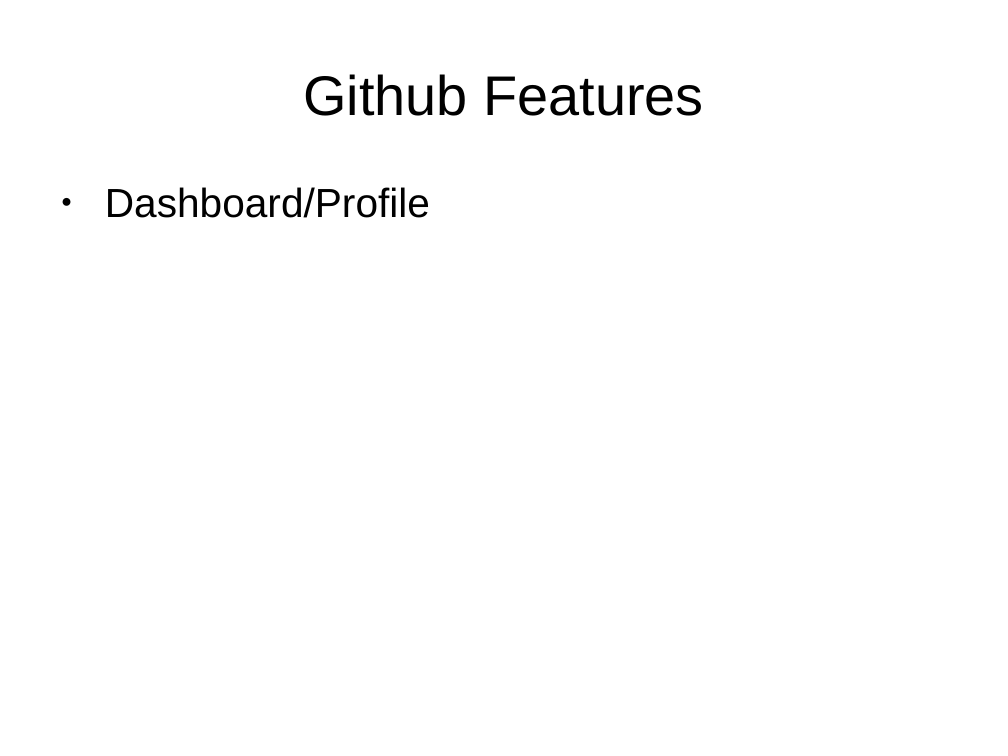
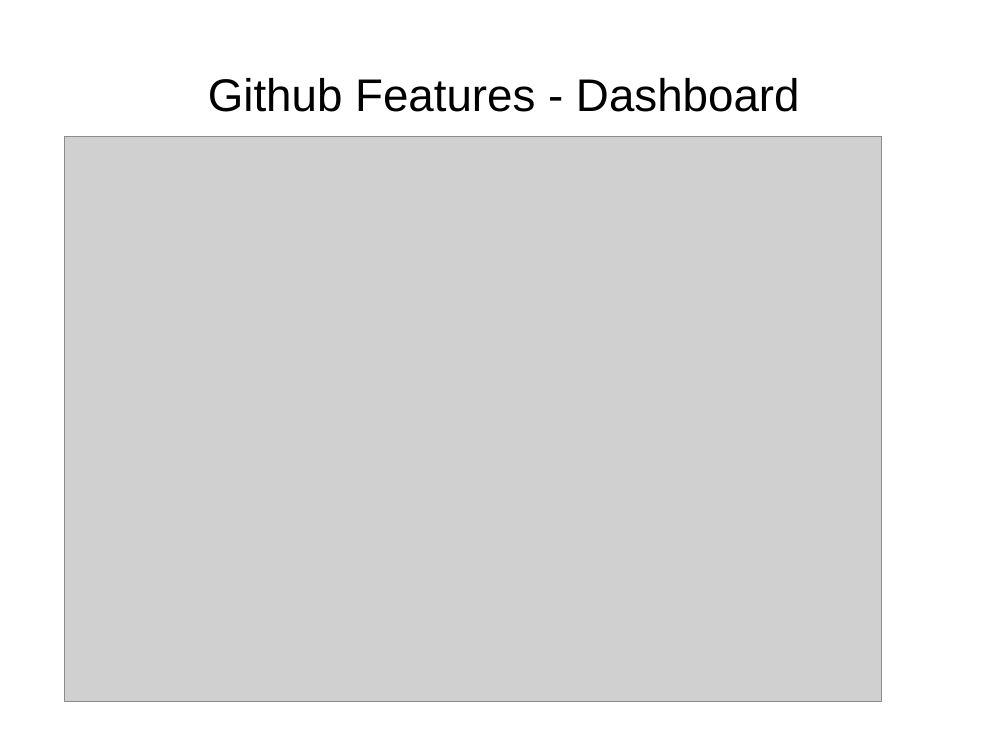
Before and after one commit to rommsen/Seminar_1905, a slide deck: slide 7 of referat/Kapitel4.odp. Drawn at 1008x756 pixels with LibreOffice and Linux fonts; fonts in the diff are those of the drawing; grey boxes stand for pictures. Boxes give left, top, right and bottom in pixels: in the first picture for what was removed or moved away, otherwise in the second. Text is boxed around its words. In the diff, an @@ line names an element or a change of style, - is before the commit and + after.

Commit message:
Github ausgebaut

```diff
--- a/referat/Kapitel4.odp
+++ b/referat/Kapitel4.odp
@@ title at <box>208,78,800,112</box>: text changed; size 44 to 36 pt @@
-Github Features
+Github Features - Dashboard
@@ picture added at <box>65,137,883,702</box> @@
@@ text removed at <box>105,187,430,218</box> @@
-● Dashboard/Profile
```
Also in this commit, not shown: 12 other slides changed, 4 slides added, 2 slides removed, 34 other files.
